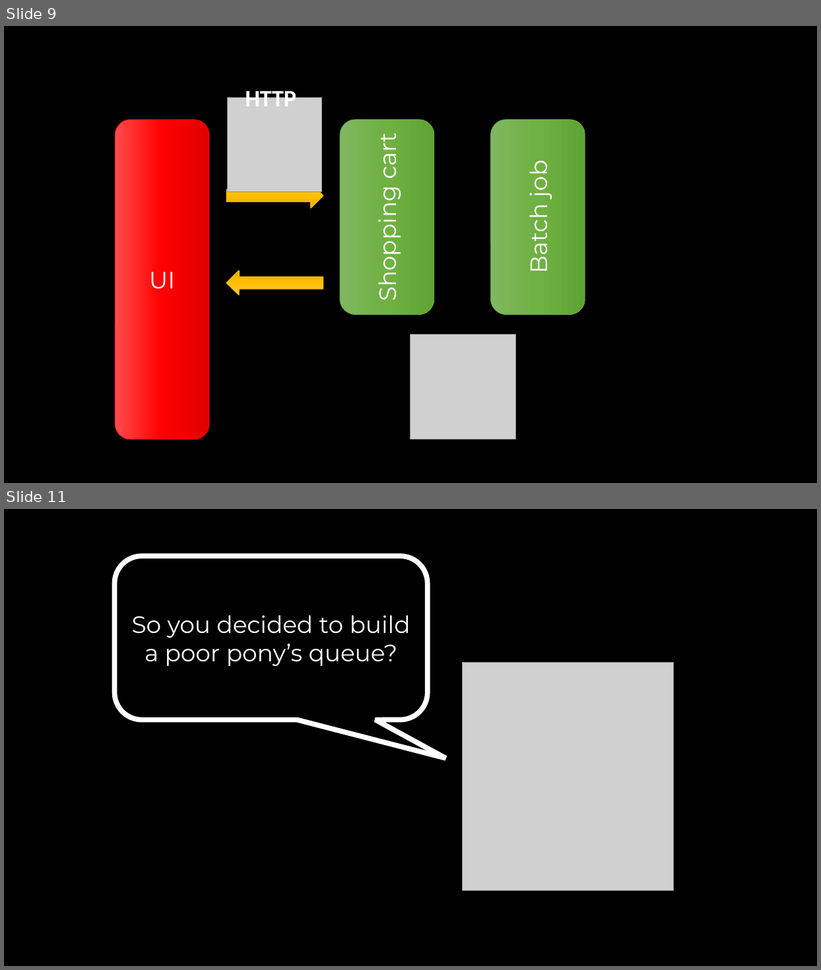
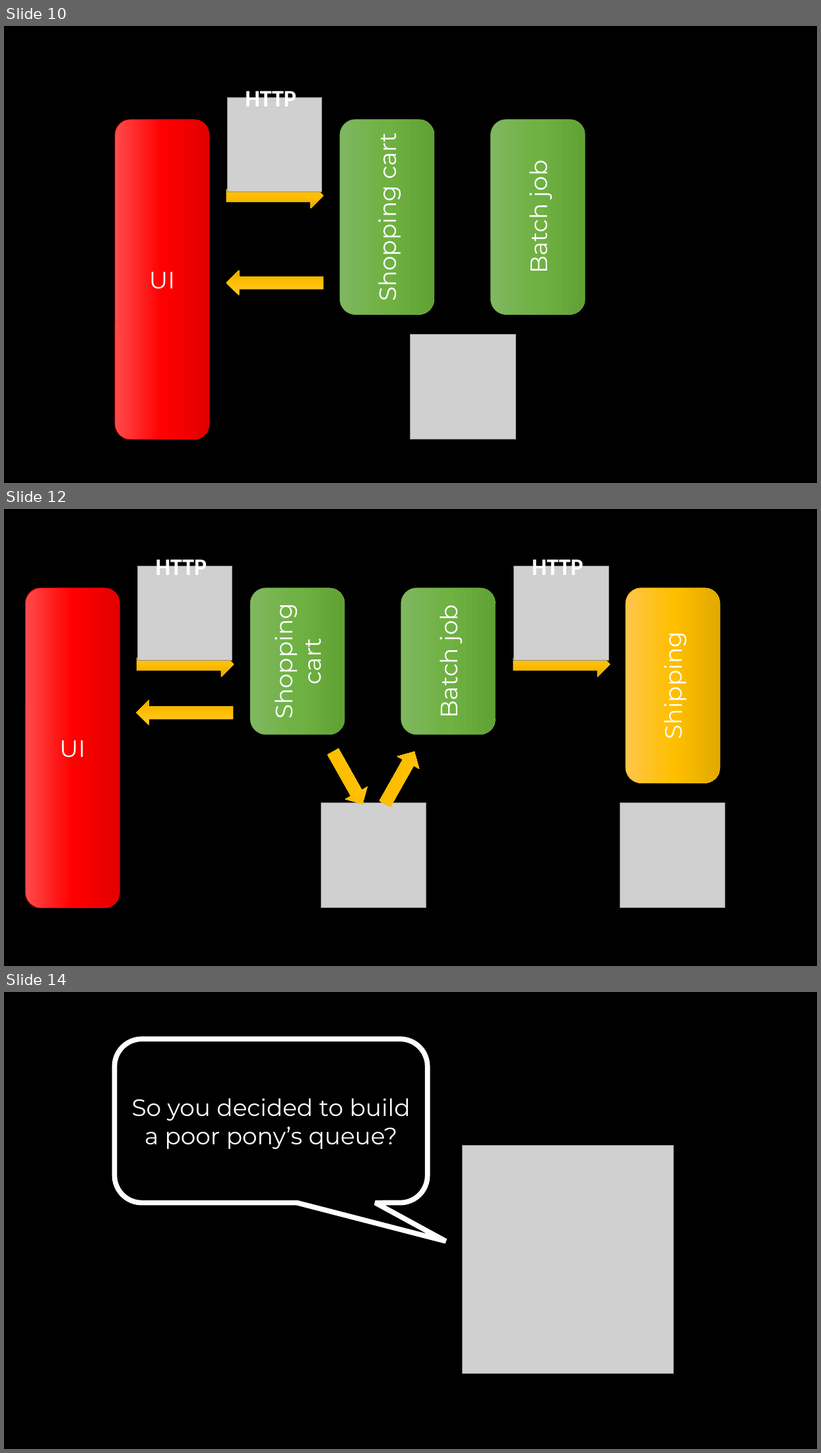
Before and after one commit to SzymonPobiega/DDDPatternsForADistributedSystem, a slide deck: docs/images.pptx. Shown one above the other, each under a label of ours: slides 9 and 11 before the commit, slides 10, 12 and 14 after it; the slides between them are not shown. The pictures are 821x970 and 821x1453 pixels, drawn with LibreOffice and Linux fonts; fonts in the diff are those of the drawing; grey boxes stand for pictures. Boxes give left, top, right and bottom in pixels: in the first picture for what was removed or moved away, otherwise in the second. Text is boxed around its words. In the diff, an @@ line names an element or a change of style, - is before the commit and + after.

```diff
--- a/docs/images.pptx
+++ b/docs/images.pptx
@@ slide 12 added at box(4, 509, 817, 966), background #000000 @@
@@ picture added at box(137, 566, 232, 660) @@
@@ text added at box(156, 555, 207, 575), 28 pt, text #FFFFFF, bold @@
+HTTP
@@ picture added at box(514, 566, 609, 660) @@
@@ text added at box(532, 555, 583, 575), 28 pt, text #FFFFFF, bold @@
+HTTP
@@ rounded rectangle added at box(25, 588, 120, 908), fill gradient #FF4B4B to #FF0000 to #E30000, outline #FF0000 0.5 pt, 28 pt, text #FFFFFF @@
+UI
@@ rounded rectangle added at box(250, 588, 345, 735), fill gradient #81B861 to #6FB242 to #62A336, outline #70AD47 0.5 pt, 28 pt, text #FFFFFF @@
+Shopping cart
@@ rounded rectangle added at box(401, 588, 495, 735), fill gradient #81B861 to #6FB242 to #62A336, outline #70AD47 0.5 pt, 28 pt, text #FFFFFF @@
+Batch job
@@ rounded rectangle added at box(626, 588, 721, 783), fill gradient #FFC64B to #FFC000 to #E3AB00, outline #FFC000 0.5 pt, 28 pt, text #FFFFFF @@
+Shipping
@@ right arrow added at box(137, 652, 234, 677), fill gradient #FFC64B to #FFC000 to #E3AB00, outline #FFC000 0.5 pt @@
@@ right arrow added at box(514, 652, 611, 677), fill gradient #FFC64B to #FFC000 to #E3AB00, outline #FFC000 0.5 pt @@
@@ right arrow added at box(137, 700, 234, 725), fill gradient #FFC64B to #FFC000 to #E3AB00, outline #FFC000 0.5 pt @@
@@ right arrow added at box(323, 746, 374, 811), fill gradient #FFC64B to #FFC000 to #E3AB00, outline #FFC000 0.5 pt @@
@@ right arrow added at box(374, 746, 426, 811), fill gradient #FFC64B to #FFC000 to #E3AB00, outline #FFC000 0.5 pt @@
@@ picture added at box(321, 803, 426, 908) @@
@@ picture added at box(620, 803, 725, 908) @@
@@ what was slide 9 is now slide 10 @@
@@ what was slide 11 is now slide 14 @@
```
Also in this commit, not shown: 5 slides changed, 4 other slides added, 1 slide removed, 12 other files.
